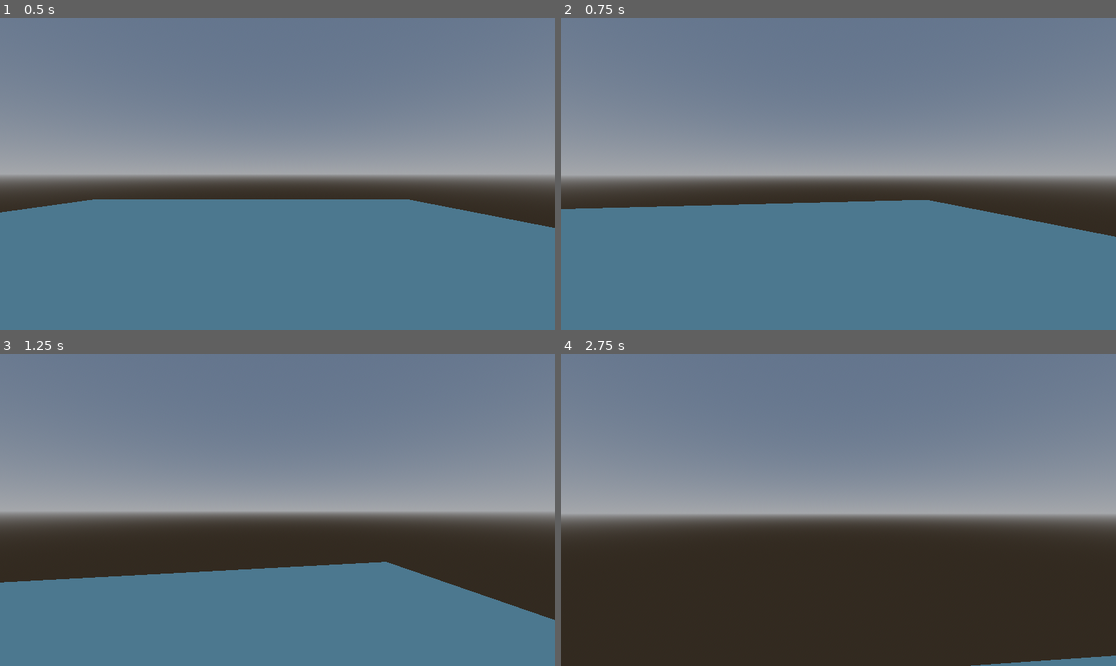
Above: before the commit, frames 1-4 (two rows, left to right).
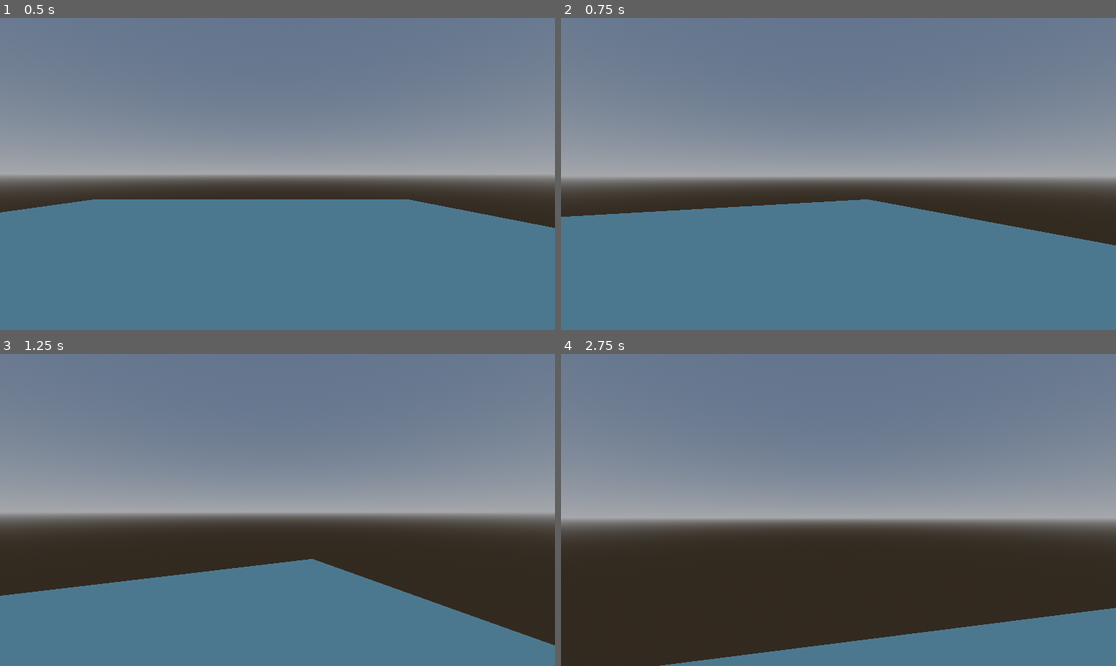
Above: after the commit, the same moments.

Repository: ThePeachyOne/GGJ2025
Game: Godot game, scene res://scenes/main.tscn
The game is run twice, just before and just after one commit, with the same random seed, the same clock (stepped at 60 frames per second) and the same inputs.
Inputs (mouse positions are in pixels of both pictures, inside the frame that each line leads up to):
- Up to frame 1 (0.5 s): no input
- Up to frame 2 (0.75 s): tap Enter at 0.5 s; move the mouse to (866, 174) at 0.52 s; hold W (Walk_Forward) from 0.53 s (still down)
- Up to frame 3 (1.25 s): keep holding W (Walk_Forward); tap Space (Jump) at 0.77 s
- Up to frame 4 (2.75 s): keep holding W (Walk_Forward); move the mouse to (810, 510) at 1.27 s; tap Space (Jump) at 1.52 s; move the mouse to (849, 503) at 2.02 s

Frame 1 is identical in both runs. In frame 2, 1.8% of the frame differs, in the area x 0-100%, y 58-73%; in frame 3, 3.8%; in frame 4, 10%, in the area x 0-100%, y 51-100%.

Commit message:
Camera is fix
Connor knows best

Diff:
--- a/bubblequest/DogsToolkit/BaseMenu.gd
+++ b/bubblequest/DogsToolkit/BaseMenu.gd
@@ -102,7 +102,7 @@
 
 
 # Called every frame. 'delta' is the elapsed time since the previous frame.
-func _process(delta: float) -> void:
+func _process(_delta: float) -> void:
 	if Input.is_action_just_pressed("ui_cancel") and MenuStyle == MenuType.PAUSE:
 		toggle_pause()
 	if visible:
--- a/bubblequest/scenes/player.tscn
+++ b/bubblequest/scenes/player.tscn
@@ -1,6 +1,7 @@
-[gd_scene load_steps=5 format=3 uid="uid://dpsy06y08shnc"]
+[gd_scene load_steps=6 format=3 uid="uid://dpsy06y08shnc"]
 
 [ext_resource type="Script" path="res://scripts/player.gd" id="1_ia6qt"]
+[ext_resource type="Script" path="res://scripts/camera_3d.gd" id="2_8mvoo"]
 [ext_resource type="Script" path="res://DogsToolkit/BaseMenu.gd" id="2_pm1x2"]
 
 [sub_resource type="CapsuleShape3D" id="CapsuleShape3D_xf067"]
@@ -18,6 +19,7 @@
 
 [node name="Camera3D" type="Camera3D" parent="."]
 transform = Transform3D(1, 0, 0, 0, 1, 0, 0, 0, 1, 0, 0.619315, 0)
+script = ExtResource("2_8mvoo")
 
 [node name="BaseMenu" type="Control" parent="."]
 process_mode = 2
@@ -26,8 +28,6 @@
 anchors_preset = 15
 anchor_right = 1.0
 anchor_bottom = 1.0
-offset_right = -1112.0
-offset_bottom = -608.0
 grow_horizontal = 2
 grow_vertical = 2
 script = ExtResource("2_pm1x2")
--- /dev/null
+++ b/bubblequest/scripts/camera_3d.gd
@@ -0,0 +1,24 @@
+extends Camera3D
+
+var rot_x = 0
+var ROTATE_ADJUST = 0.007
+# Called when the node enters the scene tree for the first time.
+func _ready():
+	pass # Replace with function body.
+
+
+# Called every frame. 'delta' is the elapsed time since the previous frame.
+func _process(_delta):
+	pass
+
+func _unhandled_input(event):
+	match event.get_class():
+		"InputEventMouseMotion":
+			if Input.mouse_mode == Input.MOUSE_MODE_CAPTURED:
+
+				#Move the mouse forwards and backwards to rotate on the local x axis.
+				rot_x += event.relative.y * (ROTATE_ADJUST/2)
+				rot_x = clamp(rot_x, -PI/2, PI/2)
+				transform.basis = Basis() # reset rotation
+				#rotate_object_local(Vector3(0,1,0),-rot_y) #Always gonna be the global y axis.
+				rotate_object_local(Vector3(1, 0, 0), -rot_x)
--- a/bubblequest/scripts/player.gd
+++ b/bubblequest/scripts/player.gd
@@ -4,7 +4,7 @@
 const SPEED = 5.0
 const JUMP_VELOCITY = 4.5
 
-@export var ROTATE_ADJUST = 0.003
+@export var ROTATE_ADJUST = 0.007
 var rot_x: float
 var rot_y: float
 
@@ -27,8 +27,9 @@
 				rot_x += event.relative.y * (ROTATE_ADJUST/2)
 				rot_x = clamp(rot_x, -PI/2, PI/2)
 				transform.basis = Basis() # reset rotation
-				rotate_object_local(Vector3(0, 1, 0), -rot_y) #Always gonna be the global y axis.
-				rotate_object_local(Vector3(1, 0, 0), -rot_x)
+				rotate_object_local(Vector3(0,1,0),-rot_y) #Always gonna be the global y axis.
+				#rotate_object_local(Vector3(1, 0, 0), -rot_x)
+
 		#"InputEventKey":
 			#if Input.is_action_just_pressed("Escape"):
 			#	get_tree().quit()
